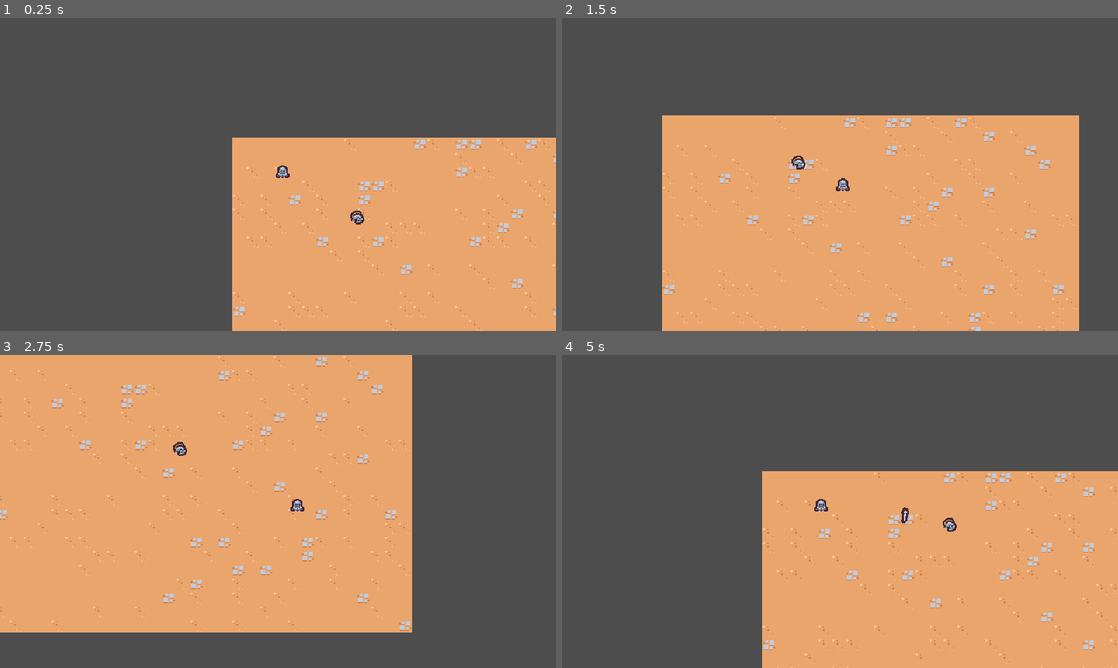
Above: before the commit, frames 1-4 (two rows, left to right).
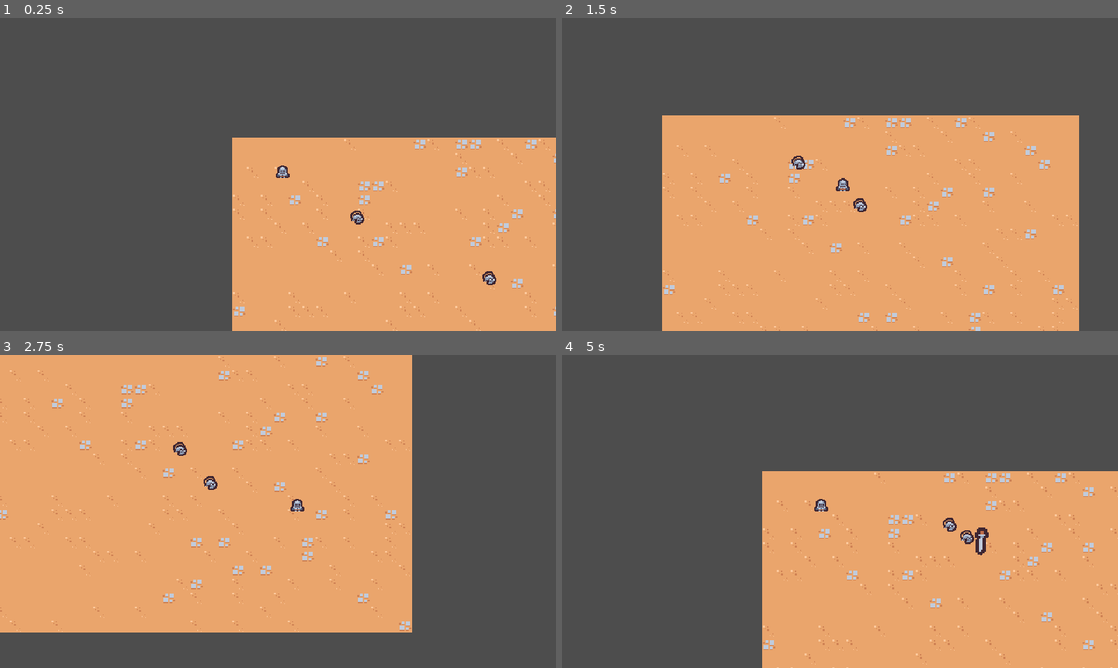
Above: after the commit, the same moments.

Repository: theWaffler/2DSurvivors
Game: Godot game, scene res://scenes/main/main.tscn
Two runs of this game, one before a commit and one after it. Both use one fixed random seed, a clock stepped at 60 frames per second and the inputs below.
Inputs:
- Up to frame 1 (0.25 s): no input
- Up to frame 2 (1.5 s): hold D (move_right) 0.53-1.28 s; hold S (move_down) from 1.28 s (still down)
- Up to frame 3 (2.75 s): release S (move_down) at 2.03 s; hold D (move_right) from 2.03 s (still down)
- Up to frame 4 (5 s): release D (move_right) at 2.78 s; hold W (move_up) 2.78-3.53 s; hold A (move_left) from 3.53 s (still down)

The runs differ from the first frame. In frame 1, less than 0.1% of the frame differs, in the area x 86-90%, y 80-86%; in frame 2, less than 0.1%; in frame 3, less than 0.1%; in frame 4, 0.3%, in the area x 61-77%, y 48-64%.

Commit message:
targeting system

Diff:
--- a/scenes/ability/sword_ability/sword_ability.tscn
+++ b/scenes/ability/sword_ability/sword_ability.tscn
@@ -1,6 +1,47 @@
 [gd_scene load_steps=5 format=3 uid="uid://j7dwu032to0w"]
 
 [ext_resource type="Texture2D" uid="uid://bg2u201v7emxn" path="res://scenes/ability/sword_ability/sword.png" id="1_nd728"]
+
+[sub_resource type="Animation" id="Animation_p0eal"]
+length = 0.75
+tracks/0/type = "value"
+tracks/0/imported = false
+tracks/0/enabled = true
+tracks/0/path = NodePath("Sprite2D:rotation")
+tracks/0/interp = 2
+tracks/0/loop_wrap = true
+tracks/0/keys = {
+"times": PackedFloat32Array(0, 0.1, 0.5, 0.75),
+"transitions": PackedFloat32Array(1, 1, 1.8, 1),
+"update": 0,
+"values": [0.0, -0.174533, 3.14159, 0.0]
+}
+tracks/1/type = "value"
+tracks/1/imported = false
+tracks/1/enabled = true
+tracks/1/path = NodePath("Sprite2D:scale")
+tracks/1/interp = 2
+tracks/1/loop_wrap = true
+tracks/1/keys = {
+"times": PackedFloat32Array(0, 0.4, 0.75),
+"transitions": PackedFloat32Array(1, 2, 1),
+"update": 0,
+"values": [Vector2(0, 0), Vector2(2, 2), Vector2(0, 0)]
+}
+tracks/2/type = "method"
+tracks/2/imported = false
+tracks/2/enabled = true
+tracks/2/path = NodePath(".")
+tracks/2/interp = 1
+tracks/2/loop_wrap = true
+tracks/2/keys = {
+"times": PackedFloat32Array(0.75),
+"transitions": PackedFloat32Array(1),
+"values": [{
+"args": [],
+"method": &"queue_free"
+}]
+}
 
 [sub_resource type="Animation" id="Animation_8bf2t"]
 resource_name = "swing"
@@ -45,33 +86,6 @@
 }]
 }
 
-[sub_resource type="Animation" id="Animation_p0eal"]
-length = 0.001
-tracks/0/type = "value"
-tracks/0/imported = false
-tracks/0/enabled = true
-tracks/0/path = NodePath("Sprite2D:rotation")
-tracks/0/interp = 1
-tracks/0/loop_wrap = true
-tracks/0/keys = {
-"times": PackedFloat32Array(0),
-"transitions": PackedFloat32Array(1),
-"update": 0,
-"values": [0.0]
-}
-tracks/1/type = "value"
-tracks/1/imported = false
-tracks/1/enabled = true
-tracks/1/path = NodePath("Sprite2D:scale")
-tracks/1/interp = 1
-tracks/1/loop_wrap = true
-tracks/1/keys = {
-"times": PackedFloat32Array(0),
-"transitions": PackedFloat32Array(1),
-"update": 0,
-"values": [Vector2(1, 1)]
-}
-
 [sub_resource type="AnimationLibrary" id="AnimationLibrary_pwnp2"]
 _data = {
 "RESET": SubResource("Animation_p0eal"),
@@ -84,8 +98,9 @@
 libraries = {
 "": SubResource("AnimationLibrary_pwnp2")
 }
-autoplay = "swing"
+autoplay = "RESET"
 
 [node name="Sprite2D" type="Sprite2D" parent="."]
+scale = Vector2(1e-05, 1e-05)
 texture = ExtResource("1_nd728")
 offset = Vector2(0, -4)
--- a/scenes/ability/sword_ability_controller/sword_ability_controller.gd
+++ b/scenes/ability/sword_ability_controller/sword_ability_controller.gd
@@ -1,5 +1,7 @@
 extends Node
 
+
+@export var max_range: float = 150
 @export var sword_ability: PackedScene
 
 # Called when the node enters the scene tree for the first time.
@@ -12,6 +14,19 @@
 	if player == null:
 		return
 
+	var enemies = get_tree().get_nodes_in_group("enemy")
+	enemies = enemies.filter(func(enemy: Node2D):
+		return enemy.global_position.distance_squared_to(player.global_position) < pow(max_range, 2)
+	)
+	if enemies.size() == 0:
+		return
+
+	enemies.sort_custom(func(a: Node2D, b: Node2D):
+		var a_distance = a.global_position.distance_squared_to(player.global_position)
+		var b_distance = b.global_position.distance_squared_to(player.global_position)
+		return a_distance < b_distance
+	)
+
 	var sword_instance = sword_ability.instantiate() as Node2D
 	player.get_parent().add_child(sword_instance)
-	sword_instance.global_position = player.global_position
+	sword_instance.global_position = enemies[0].global_position
--- a/scenes/basic_enemy/basic_enemy.tscn
+++ b/scenes/basic_enemy/basic_enemy.tscn
@@ -28,7 +28,7 @@
 [sub_resource type="CircleShape2D" id="CircleShape2D_sd15t"]
 radius = 5.0
 
-[node name="BasicEnemy" type="CharacterBody2D"]
+[node name="BasicEnemy" type="CharacterBody2D" groups=["enemy"]]
 collision_layer = 0
 script = SubResource("GDScript_yyqkj")
 
--- a/scenes/main/main.tscn
+++ b/scenes/main/main.tscn
@@ -19,3 +19,6 @@
 
 [node name="BasicEnemy" parent="." instance=ExtResource("4_8wlc1")]
 position = Vector2(160, 106)
+
+[node name="BasicEnemy2" parent="." instance=ExtResource("4_8wlc1")]
+position = Vector2(313, 175)
